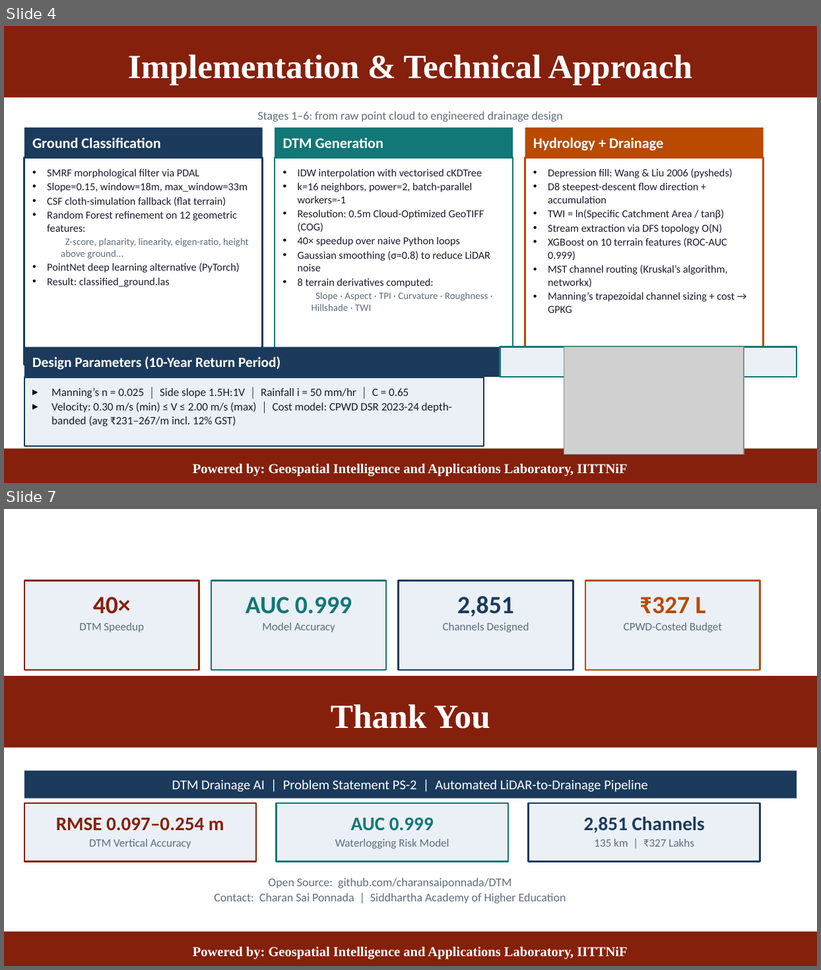
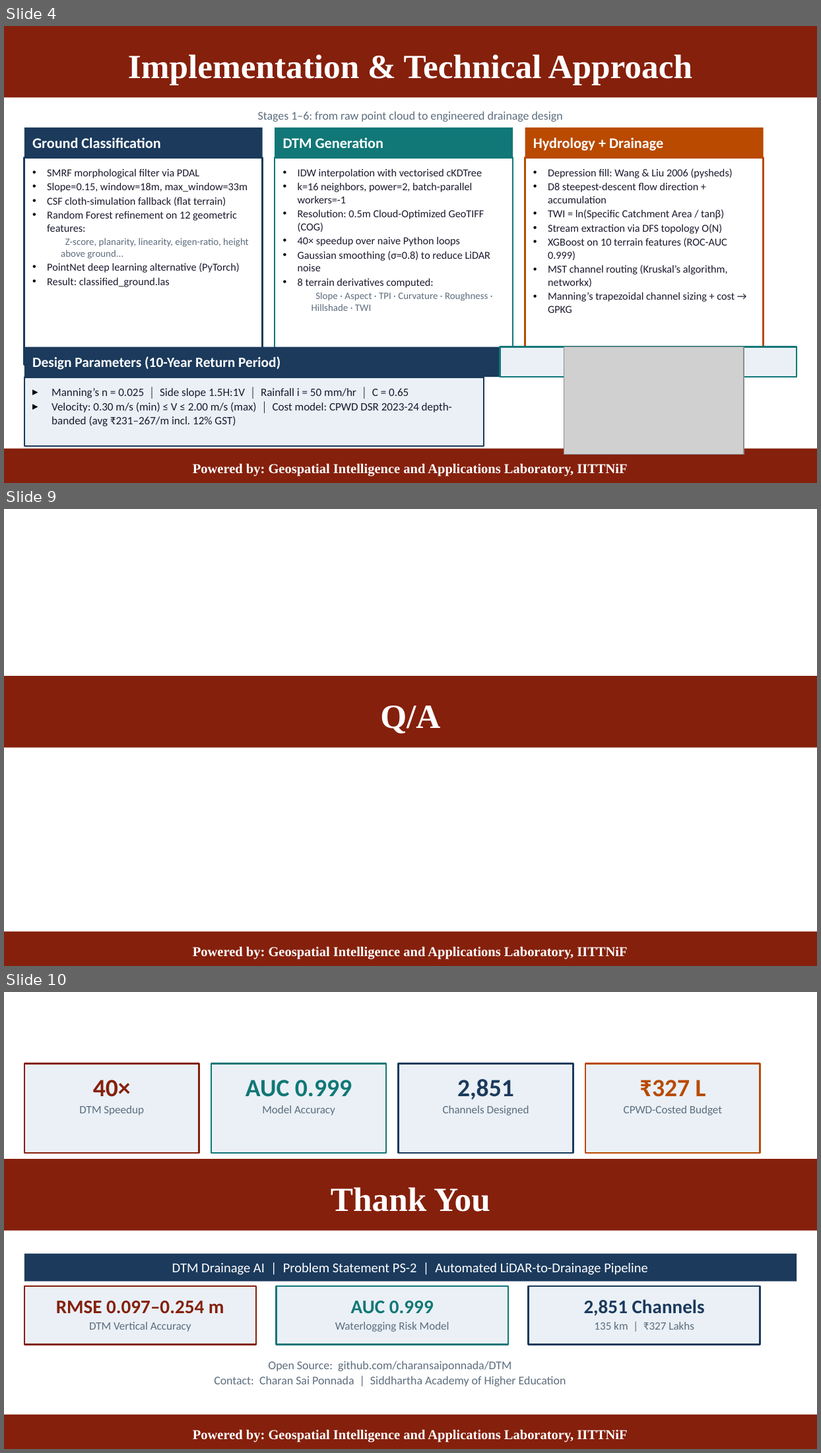
Before and after one commit to charansaiponnada/DTM, a slide deck: DTM_Hackathon_Final.pptx. Shown one above the other, each under a label of ours: slides 4 and 7 before the commit, slides 4, 9 and 10 after it; the slides between them are not shown. The pictures are 821x970 and 821x1453 pixels, drawn with LibreOffice and Linux fonts; fonts in the diff are those of the drawing; grey boxes stand for pictures; background and template pictures are left out. Boxes give left, top, right and bottom in pixels: in the first picture for what was removed or moved away, otherwise in the second. Text is boxed around its words. In the diff, an @@ line names an element or a change of style, - is before the commit and + after.

```diff
--- a/DTM_Hackathon_Final.pptx
+++ b/DTM_Hackathon_Final.pptx
@@ slide 9 added at bbox=[4, 509, 817, 966], background picture (left out) @@
@@ title added at bbox=[4, 677, 817, 748], fill #85200C, 30 pt, text #FFFFFF, bold @@
+Q/A
@@ title added at bbox=[4, 932, 817, 966], fill #85200C, 12 pt, text #FFFFFF, bold @@
+Powered by: Geospatial Intelligence and Applications Laboratory, IITTNiF
@@ what was slide 7 is now slide 10 @@
```
Also in this commit, not shown: 5 slides changed, 2 other slides added, 6 other files.
